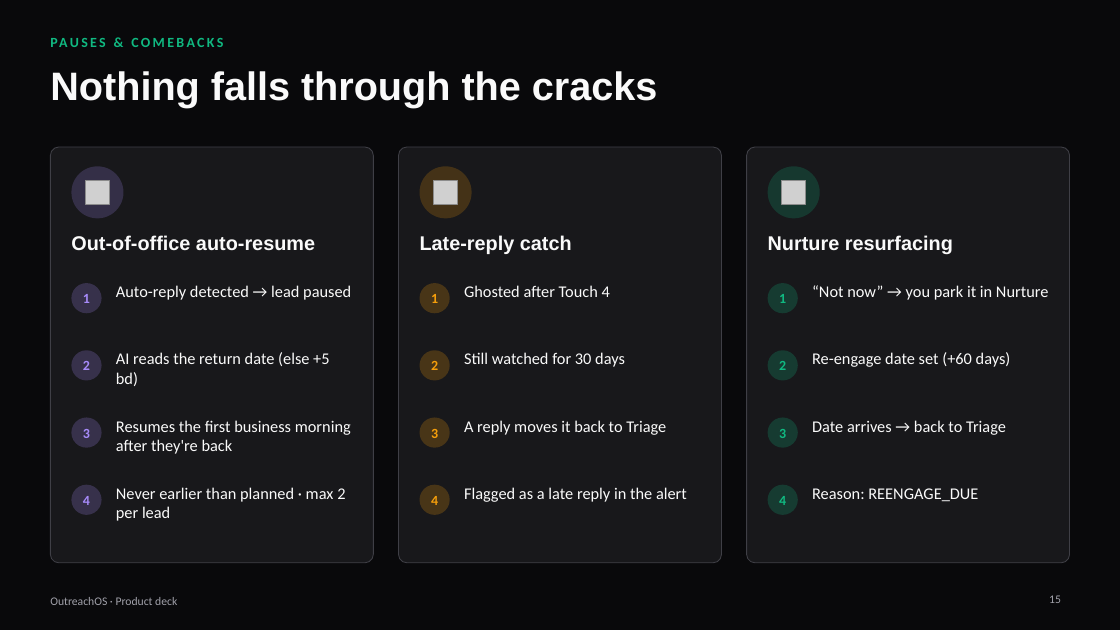
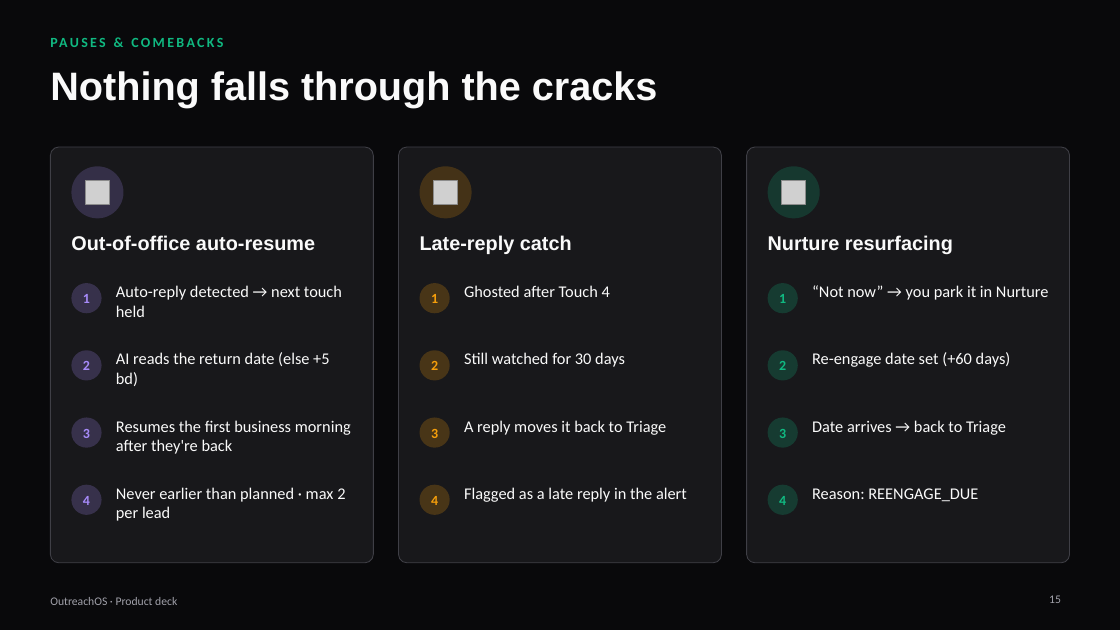
Before and after one commit to Sumandebnath943/outreach-os, a slide deck: slide 15 of docs/OutreachOS_Deck.pptx. Drawn at 1120x630 pixels with LibreOffice and Linux fonts; fonts in the diff are those of the drawing; grey boxes stand for pictures. Boxes give left, top, right and bottom in pixels: in the first picture for what was removed or moved away, otherwise in the second. Text is boxed around its words. In the diff, an @@ line names an element or a change of style, - is before the commit and + after.

```diff
--- a/docs/OutreachOS_Deck.pptx
+++ b/docs/OutreachOS_Deck.pptx
@@ text at [116,285,342,317]: text changed @@
-Auto-reply detected → lead paused
+Auto-reply detected → next touch held
```
Also in this commit, not shown: 4 other slides changed, 4 other files.
